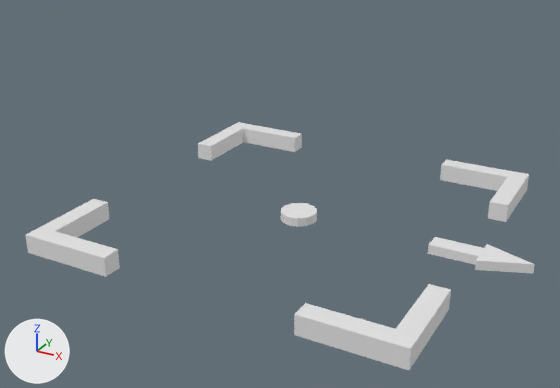
An edit to the Blender file cf_base.blend, drawn before and after from the same camera.
Before and after are seen from a 50 mm lens placed at (3.51, -6.8, 3.65), pointed at (-0.01, -0.4, 0.45). Every picture has the same lights, and +X, +Y and +Z are marked at lower left.

The first picture shows 'i_frame', 'i_pointer'.
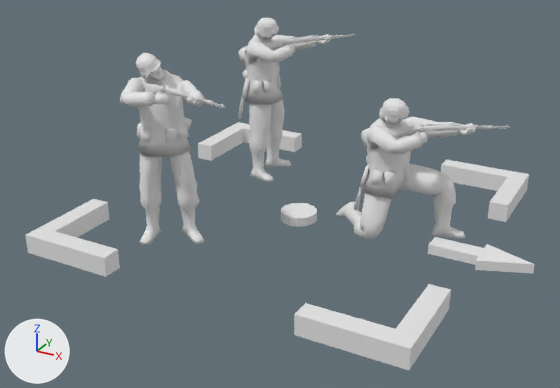
Boxes (x1, y1, x2, y2) around the edits, measured in the pictures (560 x 388 px):
'gr_r', added: after (119, 66, 205, 245)
'gr_c', added: after (336, 117, 476, 240)
'gr_l', added: after (238, 34, 331, 182)
'gr_c_w', added: after (385, 123, 510, 139)
'gr_c_h', added: after (379, 98, 410, 124)
'gr_r_w', added: after (142, 82, 225, 108)
'gr_l_w', added: after (261, 33, 355, 51)
'gr_r_h', added: after (136, 53, 162, 79)
'gr_l_h', added: after (254, 18, 279, 39)

Diff of the bpy script that builds the scene:
```diff
--- a/cf_base.blend.py
+++ b/cf_base.blend.py
@@ ob_gr_r_w @@
+ob_gr_r_w = bpy.data.objects.new('gr_r_w', me_sketchup_010_id70_002)  # 700 vertices, 1383 faces; spans x 0.008..0.836, y 1.478..1.699, z -0.741..0.178; in mat_cf_pointer (its picture is missing)
+ob_gr_r_w.parent = ob_gr_r
+ob_gr_r_w.location = (-1.0, 1.0, 0.0)
+ob_gr_r_w.rotation_euler = (1.571, 0.0, 0.0)  # degrees (90, 0, 0)
@@ ob_gr_r @@
+ob_gr_r = bpy.data.objects.new('gr_r', me_skin_000)  # 757 vertices, 1453 faces; spans x -0.27..0.65, y 0.0..1.92, z -0.5..0.34; in mat_cf_pointer (its picture is missing)
+ob_gr_r.parent = ob_i_frame
+ob_gr_r.location = (-1.0, -1.0, 0.0)
+ob_gr_r.rotation_euler = (1.571, 0.0, -1.134)  # degrees (90, 0, -65)
@@ ob_gr_r_h @@
+ob_gr_r_h = bpy.data.objects.new('gr_r_h', me_german_03_000_german_03_000)  # 74 vertices, 144 faces; spans x -0.064..0.205, y 1.704..1.931, z -0.05..0.193; in mat_cf_pointer (its picture is missing)
+ob_gr_r_h.parent = ob_gr_r
+ob_gr_r_h.location = (-1.0, 1.0, 0.0)
+ob_gr_r_h.rotation_euler = (1.571, 0.0, 0.0)  # degrees (90, 0, 0)
@@ ob_gr_c_h @@
+ob_gr_c_h = bpy.data.objects.new('gr_c_h', me_german_03_002_german_03_001)  # 74 vertices, 144 faces; spans x -0.064..0.205, y 1.704..1.931, z -0.05..0.193; in mat_cf_pointer (its picture is missing)
+ob_gr_c_h.parent = ob_gr_c
+ob_gr_c_h.location = (1.0, 0.0, -0.4)
+ob_gr_c_h.rotation_euler = (1.571, 0.0, -0.349)  # degrees (90, 0, -20)
@@ ob_gr_c @@
+ob_gr_c = bpy.data.objects.new('gr_c', me_skin_000_skin_007)  # 757 vertices, 1453 faces; spans x -0.638..0.647, y 0.437..1.924, z -0.554..0.361; in mat_cf_pointer (its picture is missing)
+ob_gr_c.parent = ob_i_frame
+ob_gr_c.location = (1.0, 0.0, -0.4)
+ob_gr_c.rotation_euler = (1.571, 0.0, -0.349)  # degrees (90, 0, -20)
@@ ob_gr_c_w @@
+ob_gr_c_w = bpy.data.objects.new('gr_c_w', me_sketchup_010_id70_002.copy())
+ob_gr_c_w.parent = ob_gr_c
+ob_gr_c_w.location = (1.0, 0.0, -0.4)
+ob_gr_c_w.rotation_euler = (1.571, 0.0, -0.349)  # degrees (90, 0, -20)
@@ ob_gr_l_h @@
+ob_gr_l_h = bpy.data.objects.new('gr_l_h', me_german_03_000_german_03_000.copy())
+ob_gr_l_h.parent = ob_gr_l
+ob_gr_l_h.location = (-1.0, 1.0, 0.0)
+ob_gr_l_h.rotation_euler = (1.571, 0.0, 0.0)  # degrees (90, 0, 0)
@@ ob_gr_l @@
+ob_gr_l = bpy.data.objects.new('gr_l', me_skin_000.copy())
+ob_gr_l.parent = ob_i_frame
+ob_gr_l.location = (-1.0, 1.0, 0.0)
+ob_gr_l.rotation_euler = (1.571, 0.0, 0.0)  # degrees (90, 0, 0)
@@ ob_gr_l_w @@
+ob_gr_l_w = bpy.data.objects.new('gr_l_w', me_sketchup_010_id70_002.copy())
+ob_gr_l_w.parent = ob_gr_l
+ob_gr_l_w.location = (-1.0, 1.0, 0.0)
+ob_gr_l_w.rotation_euler = (1.571, 0.0, 0.0)  # degrees (90, 0, 0)
```
